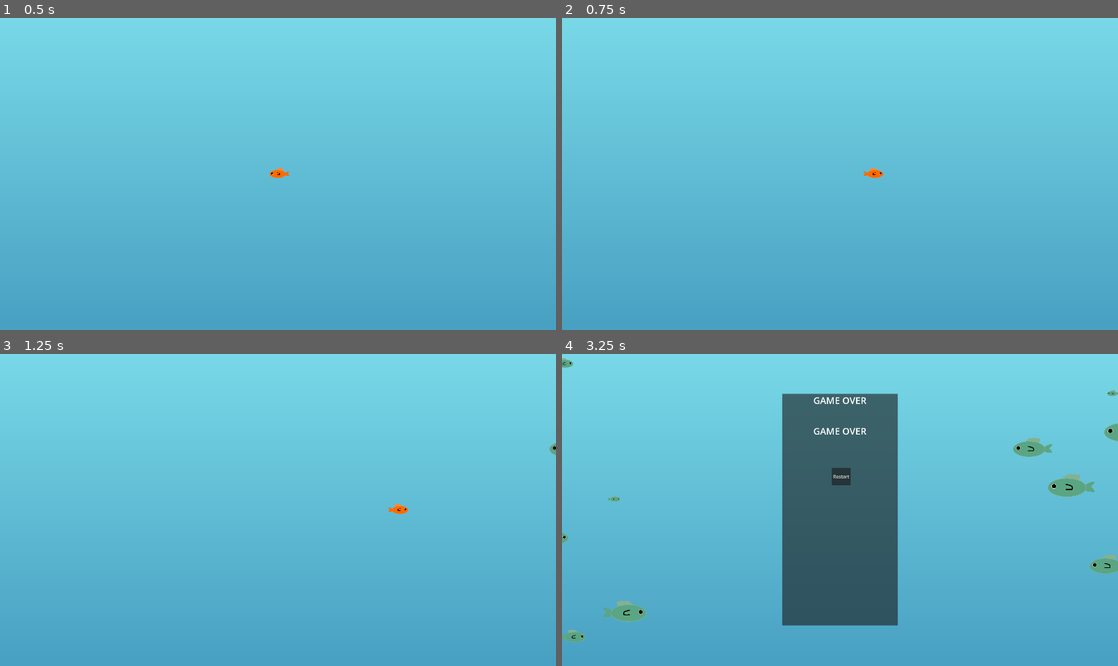
Above: before the commit, frames 1-4 (two rows, left to right).
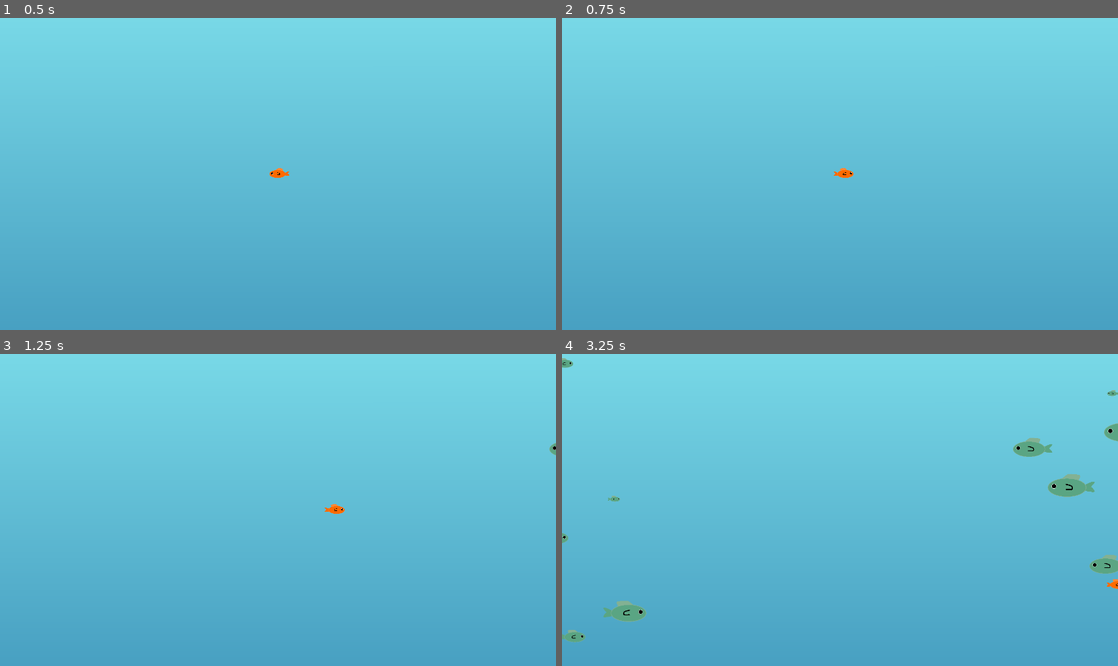
Above: after the commit, the same moments.

Repository: ForlornU/Fishy-example-game
Game: Godot game, scene res://Scenes/MainScene.tscn
Same seed, same stepped clock (60 frames per second), same inputs: the game is played once before the commit and once after it.
Inputs:
- Up to frame 1 (0.5 s): no input
- Up to frame 2 (0.75 s): tap Enter at 0.5 s; hold Right (move_right) from 0.53 s (still down)
- Up to frame 3 (1.25 s): keep holding Right (move_right)
- Up to frame 4 (3.25 s): release Right (move_right) at 1.28 s; hold Down (move_down) 1.28-2.03 s; hold Right (move_right) 2.03-2.78 s; hold Up (move_up) from 2.78 s (still down)

Frame 1 is identical in both runs. In frame 2, 0.1% of the frame differs, in the area x 48-58%, y 48-52%; in frame 3, 0.1%; in frame 4, 15%, in the area x 39-100%, y 12-88%.

Commit message:
floaty movement

Diff:
--- a/Scenes/Player/Player.gd
+++ b/Scenes/Player/Player.gd
@@ -1,24 +1,31 @@
 extends Fish
 
 signal player_died
-var player_body #: CharacterBody2D
+@export var player_body : CharacterBody2D
 var edge_of_screen := Vector2(1920,1080)
 var growth_per_fish = 0.01
 var fish_scale = 1
+var fish_velocity : Vector2
+@export var acceleration = 10
 
 func _ready():
 	super()
-	player_body = self
 	start()
 
 func _physics_process(delta):
 	turn()
-	#Player movement and clamping position within window
+	move_player(delta) #Player movement
+	position.x = clampf(position.x, 0, edge_of_screen.x) #Clamp within border window
+	position.y = clampf(position.y, 0, edge_of_screen.y) #Clamp within border window
+
+func move_player(delta):
 	direction = Input.get_vector("move_left", "move_right", "move_up", "move_down").normalized()
-	player_body.velocity = direction * move_speed
+	if(direction == Vector2.ZERO):
+		fish_velocity = fish_velocity.move_toward(Vector2.ZERO, acceleration * delta)
+	else:
+		fish_velocity = fish_velocity.move_toward(direction * move_speed, acceleration * delta)
+	player_body.velocity = fish_velocity
 	player_body.move_and_slide()
-	position.x = clampf(position.x, 0, edge_of_screen.x)
-	position.y = clampf(position.y, 0, edge_of_screen.y)
 
 func grow():
 	#Grow when eating an enemy-fish
--- a/Scenes/Player/Player.tscn
+++ b/Scenes/Player/Player.tscn
@@ -12,9 +12,11 @@
 radius = 22.0
 height = 120.0
 
-[node name="Player" type="CharacterBody2D" node_paths=PackedStringArray("text", "sprite") groups=["player"]]
+[node name="Player" type="CharacterBody2D" node_paths=PackedStringArray("player_body", "text", "sprite") groups=["player"]]
 position = Vector2(0, -1)
 script = ExtResource("1_lqb5t")
+player_body = NodePath(".")
+acceleration = 800
 move_speed = 600.0
 text = NodePath("Label")
 sprite = NodePath("Sprite")
